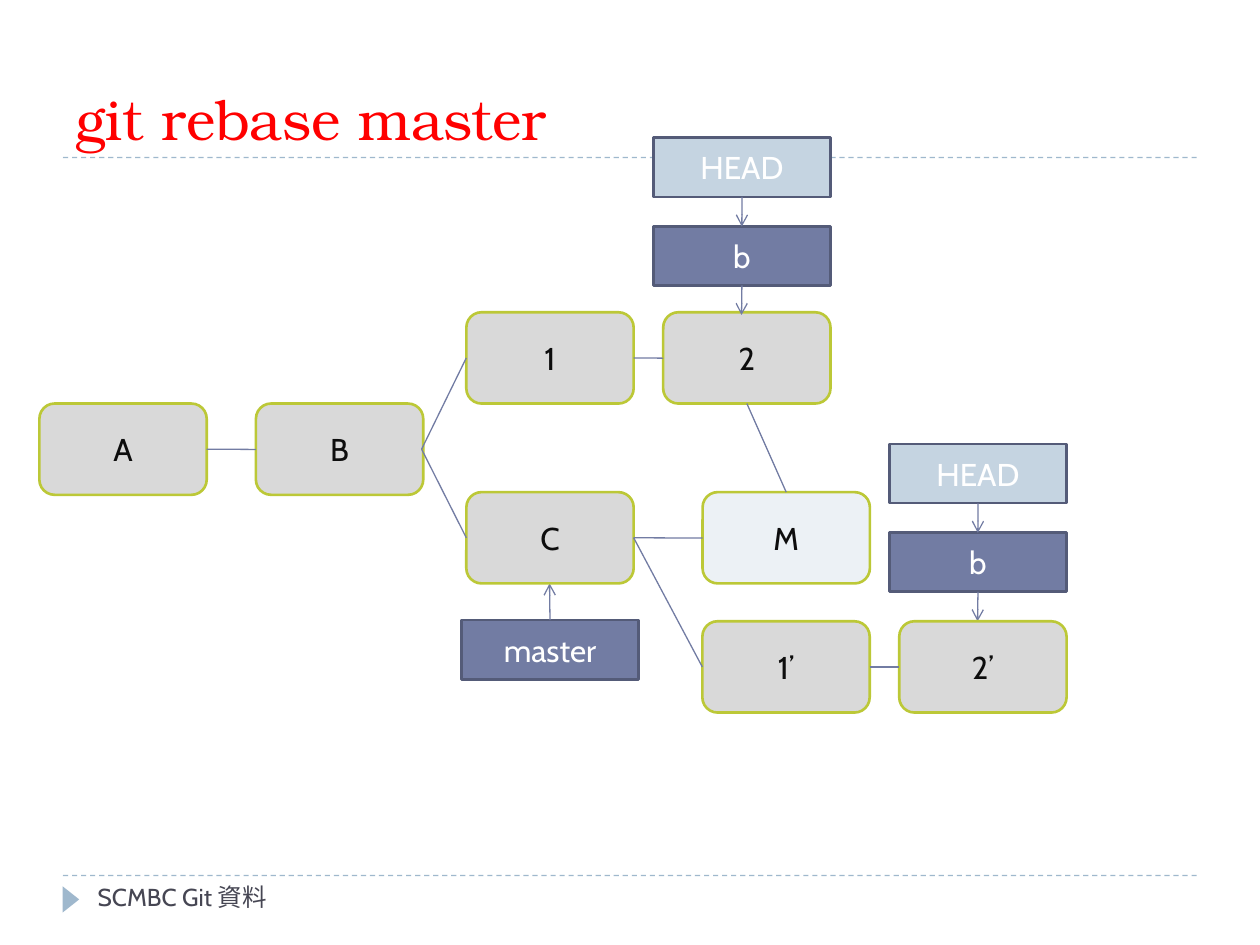
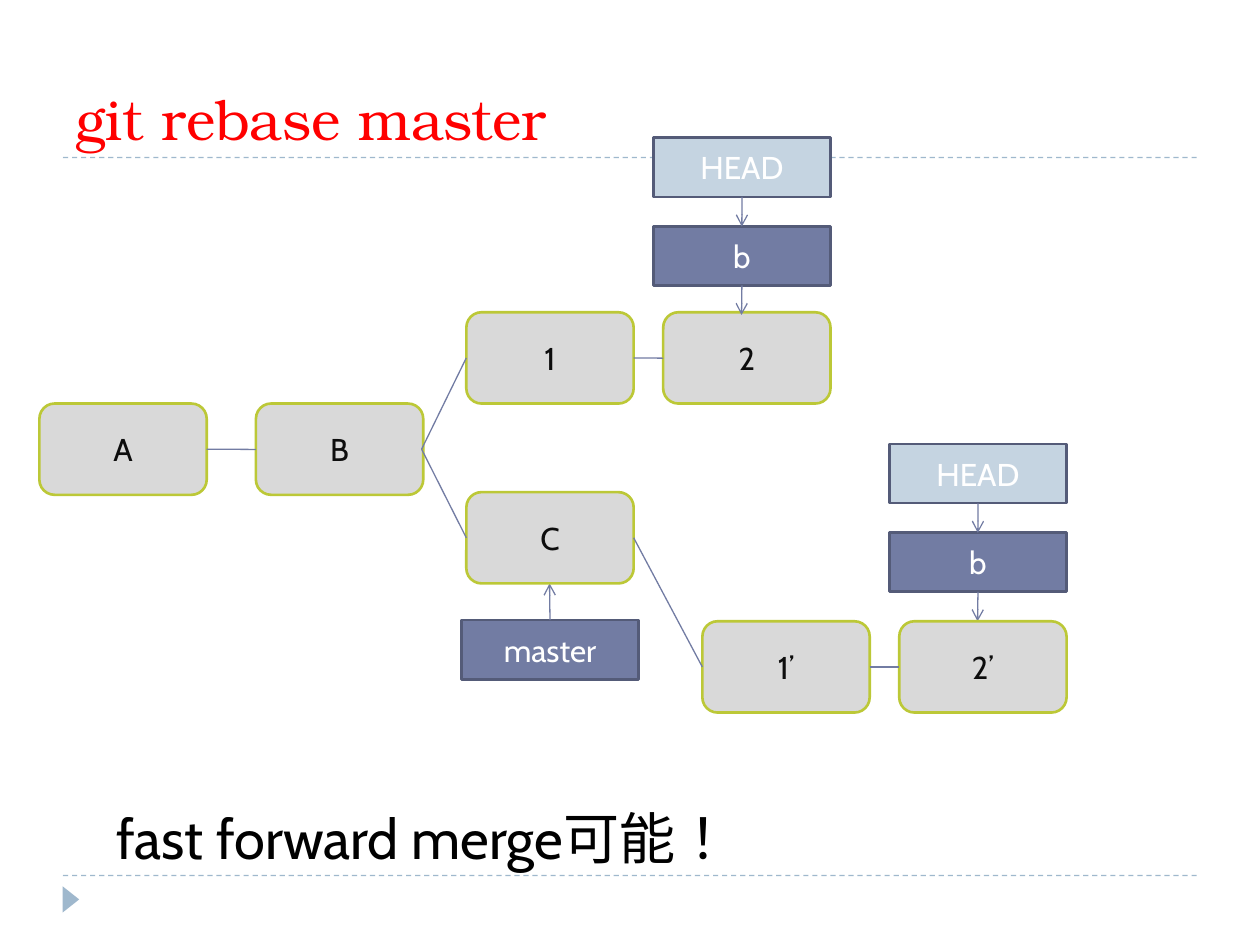
Before and after one commit to kyonmm/SCMBootCamp, a slide deck: slide 31 of git/presen/SCMBC_Git.pptx (slide 33 before the commit). Drawn at 1260x945 pixels with LibreOffice and Linux fonts; fonts in the diff are those of the drawing. Boxes give left, top, right and bottom in pixels: in the first picture for what was removed or moved away, otherwise in the second. Text is boxed around its words. In the diff, an @@ line names an element or a change of style, - is before the commit and + after.

Commit message:
Gitの資料を更新

```diff
--- a/git/presen/SCMBC_Git.pptx
+++ b/git/presen/SCMBC_Git.pptx
@@ line removed from (747, 403) to (786, 493) @@
@@ rounded rectangle removed at bbox=[703, 493, 871, 583] @@
-M
@@ line removed from (634, 538) to (703, 538) @@
@@ text added at bbox=[116, 812, 732, 871], 32 pt, text #000000 @@
+fast forward merge可能！
@@ text removed at bbox=[98, 885, 267, 908] @@
-SCMBC Git 資料
```
Also in this commit, not shown: 32 other slides changed, 12 slides added, 9 slides removed.
